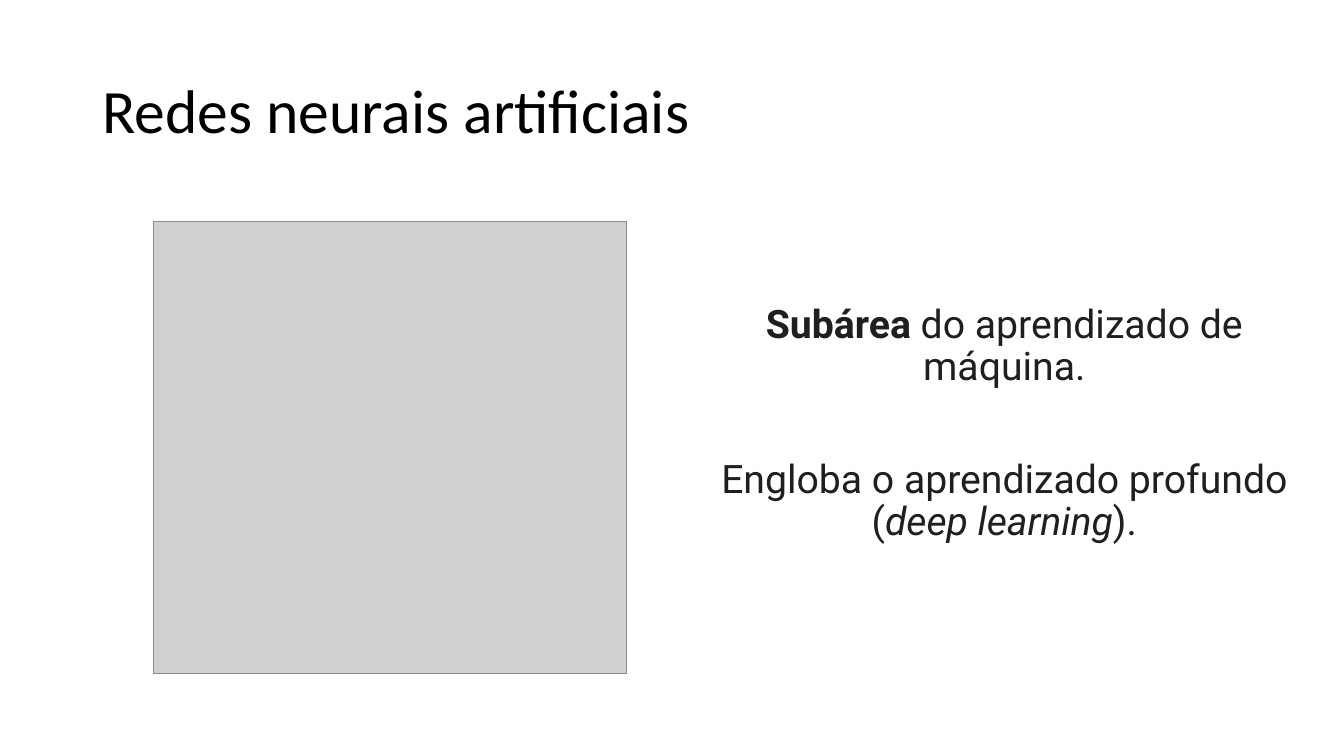
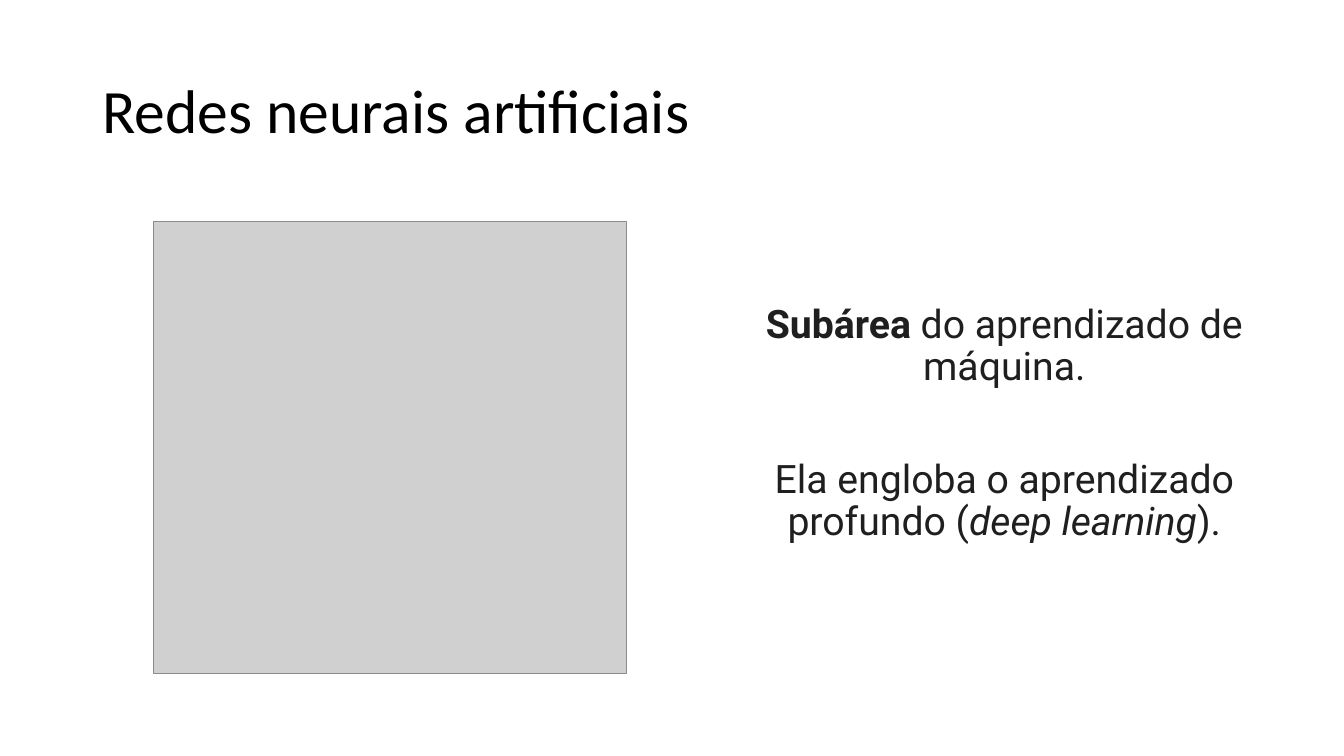
Before and after one commit to zz4fap/c24_inteligencia_artificial, a slide deck: slide 2 of slides/C24_MLP.pptx. Drawn at 1344x756 pixels with LibreOffice and Linux fonts; fonts in the diff are those of the drawing; grey boxes stand for pictures. Boxes give left, top, right and bottom in pixels: in the first picture for what was removed or moved away, otherwise in the second. Text is boxed around its words. In the diff, an @@ line names an element or a change of style, - is before the commit and + after.

```diff
--- a/slides/C24_MLP.pptx
+++ b/slides/C24_MLP.pptx
@@ text at (x1=775, y1=463, x2=1234, y2=544): text changed @@
-Engloba o aprendizado profundo (deep learning).
+Ela engloba o aprendizado profundo (deep learning).
```
Also in this commit, not shown: 2 other slides changed, 13 slides added, 11 slides removed.
